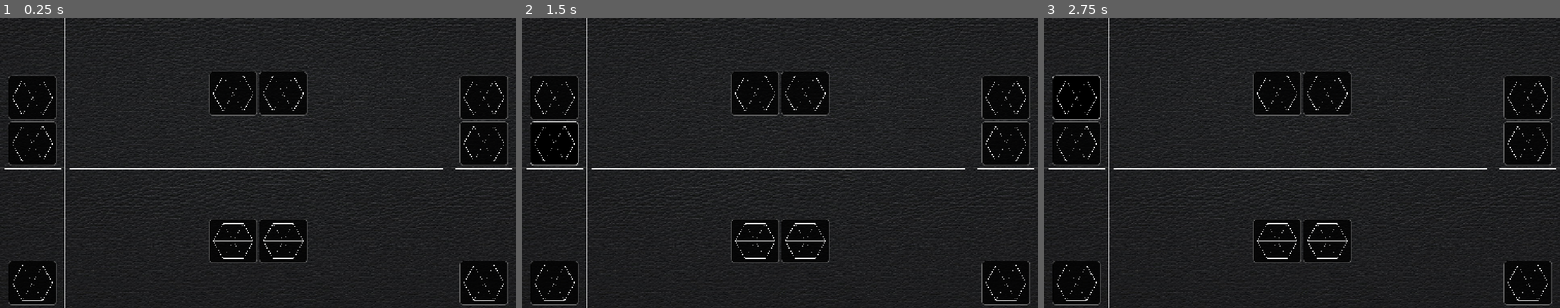
Above: before the commit, frames 1-3 (left to right).
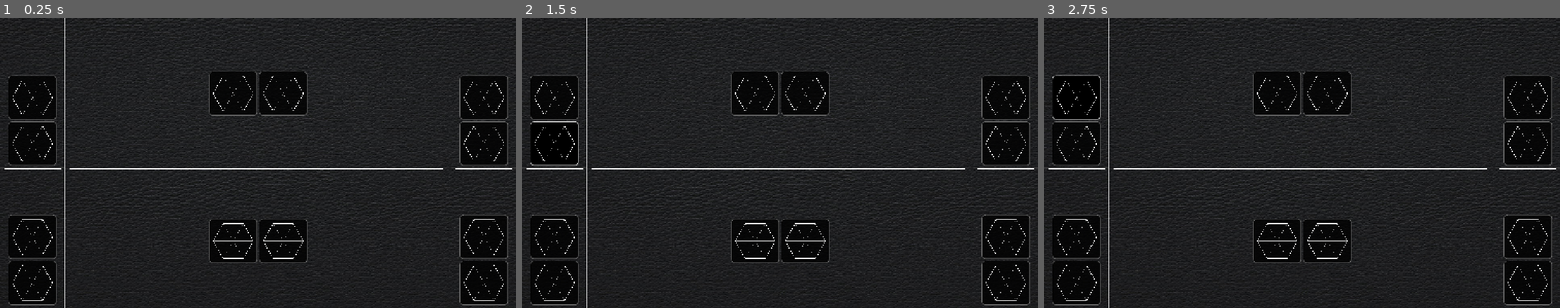
Above: after the commit, the same moments.

Repository: deecovan/hexes
Game: Godot game, scene res://Scenes/Main.tscn
Two runs of this game, one before a commit and one after it. Both use one fixed random seed, a clock stepped at 60 frames per second and the inputs below.
Inputs (mouse positions are in pixels of both pictures, inside the frame that each line leads up to):
- Up to frame 1 (0.25 s): no input
- Up to frame 2 (1.5 s): click (552, 96) at 0.52 s; click (552, 142) at 1.27 s
- Up to frame 3 (2.75 s): click (1074, 96) at 2.02 s

The runs differ from the first frame. In frame 1, 1.6% of the frame differs, in the area x 1-99%, y 67-84%; in frame 2, 1.6%; in frame 3, 1.6%.

Commit message:
Add principal Drag-and-Drop control

Diff:
--- /dev/null
+++ b/Godot_v4.4.1_project/Scenes/Card.tscn
@@ -0,0 +1,14 @@
+[gd_scene load_steps=3 format=3 uid="uid://iyd3t2chjorn"]
+
+[ext_resource type="Theme" uid="uid://bcv2ny2u6crhk" path="res://Themes/Baloo Black/Baloo Black.tres" id="1_3p273"]
+[ext_resource type="PackedScene" uid="uid://dswci3ik7fsaw" path="res://Scenes/Hex.tscn" id="2_h8wm0"]
+
+[node name="Card" type="Button"]
+custom_minimum_size = Vector2(120, 110)
+size_flags_horizontal = 4
+size_flags_vertical = 4
+mouse_filter = 2
+theme = ExtResource("1_3p273")
+
+[node name="Hex" parent="." instance=ExtResource("2_h8wm0")]
+position = Vector2(60, 55)
--- a/Godot_v4.4.1_project/Scenes/Main.tscn
+++ b/Godot_v4.4.1_project/Scenes/Main.tscn
@@ -4,7 +4,7 @@
 [ext_resource type="Theme" uid="uid://bcv2ny2u6crhk" path="res://Themes/Baloo Black/Baloo Black.tres" id="2_idj7w"]
 [ext_resource type="Texture2D" uid="uid://bonchvvpaxlrm" path="res://Assets/wallpaperbetter.jpg" id="2_kln2b"]
 [ext_resource type="Script" uid="uid://bis1svlrhypo5" path="res://Scripts/TablePart.gd" id="4_pbw6q"]
-[ext_resource type="PackedScene" uid="uid://dswci3ik7fsaw" path="res://Scenes/Hex.tscn" id="4_rgh2o"]
+[ext_resource type="PackedScene" uid="uid://iyd3t2chjorn" path="res://Scenes/Card.tscn" id="5_v1gob"]
 
 [sub_resource type="StyleBoxLine" id="StyleBoxLine_rgh2o"]
 color = Color(1, 1, 1, 1)
@@ -55,25 +55,13 @@
 alignment = 2
 script = ExtResource("4_pbw6q")
 
-[node name="Card" type="Button" parent="Table/HSplitContainerL/VSplitContainerL/TablePart1"]
-custom_minimum_size = Vector2(120, 110)
+[node name="Card" parent="Table/HSplitContainerL/VSplitContainerL/TablePart1" instance=ExtResource("5_v1gob")]
 layout_mode = 2
-size_flags_horizontal = 4
-size_flags_vertical = 4
-theme = ExtResource("2_idj7w")
+mouse_filter = 1
 
-[node name="Hex" parent="Table/HSplitContainerL/VSplitContainerL/TablePart1/Card" instance=ExtResource("4_rgh2o")]
-position = Vector2(60, 55)
-
-[node name="Card2" type="Button" parent="Table/HSplitContainerL/VSplitContainerL/TablePart1"]
-custom_minimum_size = Vector2(120, 110)
+[node name="Card2" parent="Table/HSplitContainerL/VSplitContainerL/TablePart1" instance=ExtResource("5_v1gob")]
 layout_mode = 2
-size_flags_horizontal = 4
-size_flags_vertical = 4
-theme = ExtResource("2_idj7w")
-
-[node name="Hex" parent="Table/HSplitContainerL/VSplitContainerL/TablePart1/Card2" instance=ExtResource("4_rgh2o")]
-position = Vector2(60, 55)
+mouse_filter = 1
 
 [node name="HS" type="HSeparator" parent="Table/HSplitContainerL/VSplitContainerL/TablePart1"]
 layout_mode = 2
@@ -84,16 +72,15 @@
 size_flags_horizontal = 4
 size_flags_vertical = 3
 alignment = 2
+script = ExtResource("4_pbw6q")
 
-[node name="Card" type="Button" parent="Table/HSplitContainerL/VSplitContainerL/TablePart2"]
-custom_minimum_size = Vector2(120, 110)
+[node name="Card" parent="Table/HSplitContainerL/VSplitContainerL/TablePart2" instance=ExtResource("5_v1gob")]
 layout_mode = 2
-size_flags_horizontal = 4
-size_flags_vertical = 4
-theme = ExtResource("2_idj7w")
+mouse_filter = 1
 
-[node name="Hex" parent="Table/HSplitContainerL/VSplitContainerL/TablePart2/Card" instance=ExtResource("4_rgh2o")]
-position = Vector2(60, 55)
+[node name="Card2" parent="Table/HSplitContainerL/VSplitContainerL/TablePart2" instance=ExtResource("5_v1gob")]
+layout_mode = 2
+mouse_filter = 1
 
 [node name="HSeparator" type="HSeparator" parent="Table/HSplitContainerL/VSplitContainerL/TablePart2"]
 layout_mode = 2
@@ -117,52 +104,30 @@
 layout_mode = 2
 size_flags_vertical = 3
 alignment = 1
+script = ExtResource("4_pbw6q")
 
-[node name="Card" type="Button" parent="Table/HSplitContainerL/HSplitContainerR/VSplitContainerC/TablePart3"]
-custom_minimum_size = Vector2(120, 110)
+[node name="Card" parent="Table/HSplitContainerL/HSplitContainerR/VSplitContainerC/TablePart3" instance=ExtResource("5_v1gob")]
 layout_mode = 2
-size_flags_horizontal = 4
-size_flags_vertical = 4
-theme = ExtResource("2_idj7w")
+mouse_filter = 1
 
-[node name="Hex" parent="Table/HSplitContainerL/HSplitContainerR/VSplitContainerC/TablePart3/Card" instance=ExtResource("4_rgh2o")]
-position = Vector2(60, 55)
-
-[node name="Card2" type="Button" parent="Table/HSplitContainerL/HSplitContainerR/VSplitContainerC/TablePart3"]
-custom_minimum_size = Vector2(120, 110)
+[node name="Card2" parent="Table/HSplitContainerL/HSplitContainerR/VSplitContainerC/TablePart3" instance=ExtResource("5_v1gob")]
 layout_mode = 2
-size_flags_horizontal = 4
-size_flags_vertical = 4
-theme = ExtResource("2_idj7w")
-
-[node name="Hex" parent="Table/HSplitContainerL/HSplitContainerR/VSplitContainerC/TablePart3/Card2" instance=ExtResource("4_rgh2o")]
-position = Vector2(60, 55)
+mouse_filter = 1
 
 [node name="TablePart4" type="HBoxContainer" parent="Table/HSplitContainerL/HSplitContainerR/VSplitContainerC"]
 custom_minimum_size = Vector2(160, 0)
 layout_mode = 2
 size_flags_vertical = 3
 alignment = 1
+script = ExtResource("4_pbw6q")
 
-[node name="Card" type="Button" parent="Table/HSplitContainerL/HSplitContainerR/VSplitContainerC/TablePart4"]
-custom_minimum_size = Vector2(120, 110)
+[node name="Card" parent="Table/HSplitContainerL/HSplitContainerR/VSplitContainerC/TablePart4" instance=ExtResource("5_v1gob")]
 layout_mode = 2
-size_flags_horizontal = 4
-size_flags_vertical = 4
-theme = ExtResource("2_idj7w")
+mouse_filter = 1
 
-[node name="Hex" parent="Table/HSplitContainerL/HSplitContainerR/VSplitContainerC/TablePart4/Card" instance=ExtResource("4_rgh2o")]
-position = Vector2(60, 55)
-
-[node name="Card2" type="Button" parent="Table/HSplitContainerL/HSplitContainerR/VSplitContainerC/TablePart4"]
-custom_minimum_size = Vector2(120, 110)
+[node name="Card2" parent="Table/HSplitContainerL/HSplitContainerR/VSplitContainerC/TablePart4" instance=ExtResource("5_v1gob")]
 layout_mode = 2
-size_flags_horizontal = 4
-size_flags_vertical = 4
-theme = ExtResource("2_idj7w")
-
-[node name="Hex" parent="Table/HSplitContainerL/HSplitContainerR/VSplitContainerC/TablePart4/Card2" instance=ExtResource("4_rgh2o")]
-position = Vector2(60, 55)
+mouse_filter = 1
 
 [node name="VSplitContainerR" type="VSplitContainer" parent="Table/HSplitContainerL/HSplitContainerR"]
 layout_mode = 2
@@ -179,26 +144,15 @@
 size_flags_horizontal = 4
 size_flags_vertical = 3
 alignment = 2
+script = ExtResource("4_pbw6q")
 
-[node name="Card" type="Button" parent="Table/HSplitContainerL/HSplitContainerR/VSplitContainerR/TablePart5"]
-custom_minimum_size = Vector2(120, 110)
+[node name="Card" parent="Table/HSplitContainerL/HSplitContainerR/VSplitContainerR/TablePart5" instance=ExtResource("5_v1gob")]
 layout_mode = 2
-size_flags_horizontal = 4
-size_flags_vertical = 4
-theme = ExtResource("2_idj7w")
+mouse_filter = 1
 
-[node name="Hex" parent="Table/HSplitContainerL/HSplitContainerR/VSplitContainerR/TablePart5/Card" instance=ExtResource("4_rgh2o")]
-position = Vector2(60, 55)
-
-[node name="Card2" type="Button" parent="Table/HSplitContainerL/HSplitContainerR/VSplitContainerR/TablePart5"]
-custom_minimum_size = Vector2(120, 110)
+[node name="Card2" parent="Table/HSplitContainerL/HSplitContainerR/VSplitContainerR/TablePart5" instance=ExtResource("5_v1gob")]
 layout_mode = 2
-size_flags_horizontal = 4
-size_flags_vertical = 4
-theme = ExtResource("2_idj7w")
-
-[node name="Hex" parent="Table/HSplitContainerL/HSplitContainerR/VSplitContainerR/TablePart5/Card2" instance=ExtResource("4_rgh2o")]
-position = Vector2(60, 55)
+mouse_filter = 1
 
 [node name="HS" type="HSeparator" parent="Table/HSplitContainerL/HSplitContainerR/VSplitContainerR/TablePart5"]
 layout_mode = 2
@@ -209,16 +163,15 @@
 size_flags_horizontal = 4
 size_flags_vertical = 3
 alignment = 2
+script = ExtResource("4_pbw6q")
 
-[node name="Card" type="Button" parent="Table/HSplitContainerL/HSplitContainerR/VSplitContainerR/TablePart6"]
-custom_minimum_size = Vector2(120, 110)
+[node name="Card" parent="Table/HSplitContainerL/HSplitContainerR/VSplitContainerR/TablePart6" instance=ExtResource("5_v1gob")]
 layout_mode = 2
-size_flags_horizontal = 4
-size_flags_vertical = 4
-theme = ExtResource("2_idj7w")
+mouse_filter = 1
 
-[node name="Hex" parent="Table/HSplitContainerL/HSplitContainerR/VSplitContainerR/TablePart6/Card" instance=ExtResource("4_rgh2o")]
-position = Vector2(60, 55)
+[node name="Card2" parent="Table/HSplitContainerL/HSplitContainerR/VSplitContainerR/TablePart6" instance=ExtResource("5_v1gob")]
+layout_mode = 2
+mouse_filter = 1
 
 [node name="HS" type="HSeparator" parent="Table/HSplitContainerL/HSplitContainerR/VSplitContainerR/TablePart6"]
 layout_mode = 2
--- a/Godot_v4.4.1_project/Scripts/TablePart.gd
+++ b/Godot_v4.4.1_project/Scripts/TablePart.gd
@@ -1,22 +1,28 @@
 extends Control
 
 func make_data():
-	return null
+	printt("make_data()")
+	var new_card = $Card.duplicate()
+	return new_card
 
 func make_preview(mydata):
-	return null
+	printt("make_preview(mydata)", mydata)
+	return mydata.duplicate()
 
-func _get_drag_data(position):
+func _get_drag_data(_data_position):
+	printt("_get_drag_data(_data_position)", _data_position)
 	var mydata = make_data()
 	# This is your custom method generating the drag data.
 	set_drag_preview(make_preview(mydata))
 	# This is your custom method generating the preview of the drag data.
 	return mydata
 
-func _can_drop_data(position, data):
+func _can_drop_data(_data_position, data):
+	printt("_can_drop_data(position, data)", _data_position, data)
 	# Check position if it is relevant to you
 	# Otherwise, just check data
-	return typeof(data) == TYPE_DICTIONARY and data.has("expected")
+	return data is Button
 
-func _drop_data(position, data):
-	var color = data["color"]
+func _drop_data(_data_position, data):
+	printt("_drop_data(position, data)", _data_position, data)
+	# Implement Drop here
--- a/Godot_v4.4.1_project/project.godot
+++ b/Godot_v4.4.1_project/project.godot
@@ -24,7 +24,6 @@
 window/size/viewport_width=1280
 window/size/viewport_height=720
 window/size/mode=3
-window/size/borderless=true
 window/stretch/mode="canvas_items"
 window/stretch/aspect="keep_width"
 window/vsync/vsync_mode=0
Not shown, changed: README.MD
